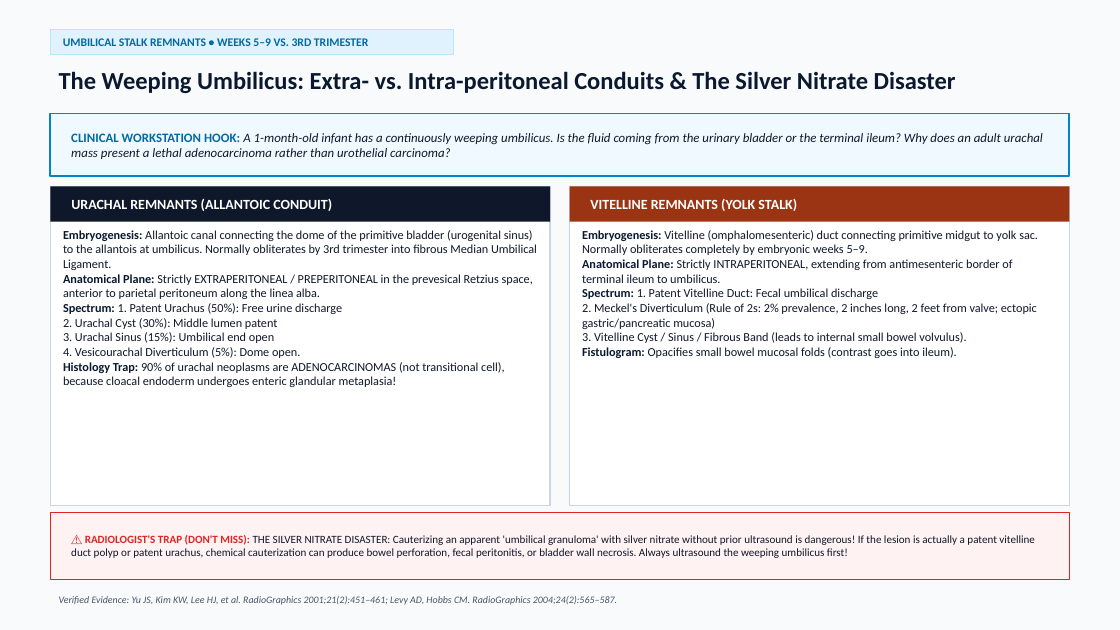
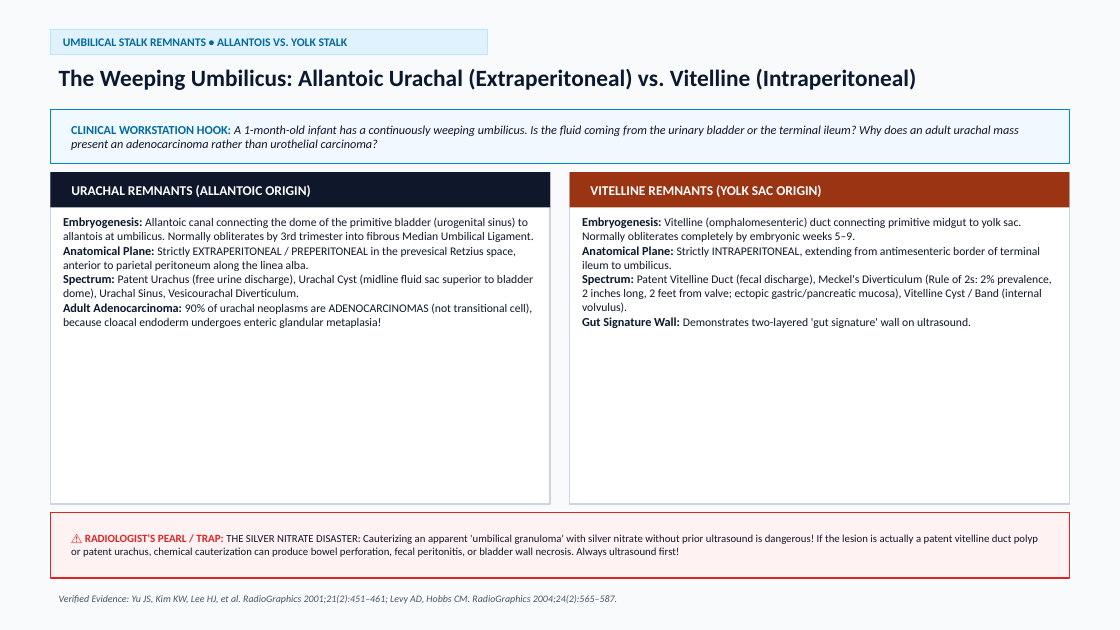
Before and after one commit to medicoforever/embryology-radiology-masterclass, a slide deck: slide 24 of Embryology_GIT_GU_Radiology_Masterclass.pptx (slide 15 before the commit). Drawn at 1120x630 pixels with LibreOffice and Linux fonts; fonts in the diff are those of the drawing. Boxes give left, top, right and bottom in pixels: in the first picture for what was removed or moved away, otherwise in the second. Text is boxed around its words. In the diff, an @@ line names an element or a change of style, - is before the commit and + after.

```diff
--- a/Embryology_GIT_GU_Radiology_Masterclass.pptx
+++ b/Embryology_GIT_GU_Radiology_Masterclass.pptx
@@ rectangle resized from (x1=50, y1=29, x2=454, y2=55) to (x1=50, y1=29, x2=487, y2=55) @@
@@ text at (x1=63, y1=38, x2=348, y2=46): text changed @@
-UMBILICAL STALK REMNANTS • WEEKS 5–9 VS. 3RD TRIMESTER
+UMBILICAL STALK REMNANTS • ALLANTOIS VS. YOLK STALK
@@ text at (x1=59, y1=69, x2=917, y2=90): text changed; size 21 to 20 pt @@
-The Weeping Umbilicus: Extra- vs. Intra-peritoneal Conduits & The Silver Nitrate Disaster
+The Weeping Umbilicus: Allantoic Urachal (Extraperitoneal) vs. Vitelline (Intraperitoneal)
@@ rectangle resized from (x1=50, y1=113, x2=1070, y2=176) to (x1=50, y1=109, x2=1070, y2=164) @@
@@ rectangle at (x1=50, y1=109, x2=1070, y2=164): outline #0284C7 1.5 pt to #0284C7 1.2 pt @@
@@ text at (x1=71, y1=125, x2=1018, y2=150): text changed; size 11 to 10.5 pt @@
-CLINICAL WORKSTATION HOOK: A 1-month-old infant has a continuously weeping umbilicus. Is the fluid coming from the urinary bladder or the terminal ileum? Why does an adult urachal mass present a lethal adenocarcinoma rather than urothelial carcinoma?
+CLINICAL WORKSTATION HOOK: A 1-month-old infant has a continuously weeping umbilicus. Is the fluid coming from the urinary bladder or the terminal ileum? Why does an adult urachal mass present an adenocarcinoma rather than urothelial carcinoma?
@@ rectangle resized from (x1=50, y1=187, x2=550, y2=506) to (x1=50, y1=172, x2=550, y2=504) @@
@@ rectangle moved from (x1=50, y1=187, x2=550, y2=222) to (x1=50, y1=172, x2=550, y2=208) @@
@@ rectangle resized from (x1=570, y1=187, x2=1070, y2=506) to (x1=570, y1=172, x2=1070, y2=504) @@
@@ rectangle moved from (x1=570, y1=187, x2=1070, y2=222) to (x1=570, y1=172, x2=1070, y2=208) @@
@@ text at (x1=71, y1=185, x2=310, y2=197): text changed; size 12 to 11.5 pt @@
-URACHAL REMNANTS (ALLANTOIC CONDUIT)
+URACHAL REMNANTS (ALLANTOIC ORIGIN)
@@ text at (x1=590, y1=185, x2=821, y2=197): text changed; size 12 to 11.5 pt @@
-VITELLINE REMNANTS (YOLK STALK)
+VITELLINE REMNANTS (YOLK SAC ORIGIN)
@@ text at (x1=63, y1=217, x2=534, y2=328): text changed; size 10.5 to 10 pt @@
-Embryogenesis: Allantoic canal connecting the dome of the primitive bladder (urogenital sinus) to the allantois at umbilicus. Normally obliterates by 3rd trimester into fibrous Median Umbilical Ligament.
-Anatomical Plane: Strictly EXTRAPERITONEAL / PREPERITONEAL in the prevesical Retzius space, anterior to parietal peritoneum along the linea alba.
-Spectrum: 1. Patent Urachus (50%): Free urine discharge
-2. Urachal Cyst (30%): Middle lumen patent
-3. Urachal Sinus (15%): Umbilical end open
-4. Vesicourachal Diverticulum (5%): Dome open.
-Histology Trap: 90% of urachal neoplasms are ADENOCARCINOMAS (not transitional cell), because cloacal endoderm undergoes enteric glandular metaplasia!
+Embryogenesis: Allantoic canal connecting the dome of the primitive bladder (urogenital sinus) to allantois at umbilicus. Normally obliterates by 3rd trimester into fibrous Median Umbilical Ligament.
+Anatomical Plane: Strictly EXTRAPERITONEAL / PREPERITONEAL in the prevesical Retzius space, anterior to parietal peritoneum along the linea alba.
+Spectrum: Patent Urachus (free urine discharge), Urachal Cyst (midline fluid sac superior to bladder dome), Urachal Sinus, Vesicourachal Diverticulum.
+Adult Adenocarcinoma: 90% of urachal neoplasms are ADENOCARCINOMAS (not transitional cell), because cloacal endoderm undergoes enteric glandular metaplasia!
@@ text at (x1=582, y1=217, x2=1052, y2=328): text changed; size 10.5 to 10 pt @@
-Embryogenesis: Vitelline (omphalomesenteric) duct connecting primitive midgut to yolk sac. Normally obliterates completely by embryonic weeks 5–9.
-Anatomical Plane: Strictly INTRAPERITONEAL, extending from antimesenteric border of terminal ileum to umbilicus.
-Spectrum: 1. Patent Vitelline Duct: Fecal umbilical discharge
-2. Meckel's Diverticulum (Rule of 2s: 2% prevalence, 2 inches long, 2 feet from valve; ectopic gastric/pancreatic mucosa)
-3. Vitelline Cyst / Sinus / Fibrous Band (leads to internal small bowel volvulus).
-Fistulogram: Opacifies small bowel mucosal folds (contrast goes into ileum).
+Embryogenesis: Vitelline (omphalomesenteric) duct connecting primitive midgut to yolk sac. Normally obliterates completely by embryonic weeks 5–9.
+Anatomical Plane: Strictly INTRAPERITONEAL, extending from antimesenteric border of terminal ileum to umbilicus.
+Spectrum: Patent Vitelline Duct (fecal discharge), Meckel's Diverticulum (Rule of 2s: 2% prevalence, 2 inches long, 2 feet from valve; ectopic gastric/pancreatic mucosa), Vitelline Cyst / Band (internal volvulus).
+Gut Signature Wall: Demonstrates two-layered 'gut signature' wall on ultrasound.
@@ text at (x1=71, y1=534, x2=1038, y2=557): text changed; size 9.5 to 9.2 pt @@
-⚠️ RADIOLOGIST'S TRAP (DON'T MISS): THE SILVER NITRATE DISASTER: Cauterizing an apparent 'umbilical granuloma' with silver nitrate without prior ultrasound is dangerous! If the lesion is actually a patent vitelline duct polyp or patent urachus, chemical cauterization can produce bowel perforation, fecal peritonitis, or bladder wall necrosis. Always ultrasound the weeping umbilicus first!
+⚠️ RADIOLOGIST'S PEARL / TRAP: THE SILVER NITRATE DISASTER: Cauterizing an apparent 'umbilical granuloma' with silver nitrate without prior ultrasound is dangerous! If the lesion is actually a patent vitelline duct polyp or patent urachus, chemical cauterization can produce bowel perforation, fecal peritonitis, or bladder wall necrosis. Always ultrasound first!
```
Also in this commit, not shown: 15 other slides changed, 14 slides added, 4 slides removed.
